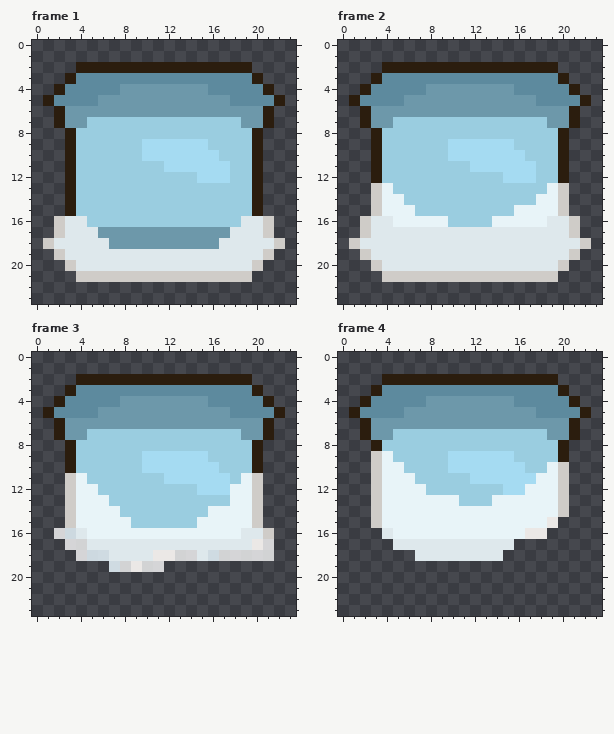
Pixel-art file: Loot&Lunch/UI/jscoutinho_ui_mana_fade_out.ase. Above is the file before it was changed.
24x24 pixels, 7 frames. Colours within 5 levels of each other are drawn and written as one. Shown: frame 1, frame 2, frame 3, frame 4. The commit also changed other frames, which this record leaves out.
And afterwards:
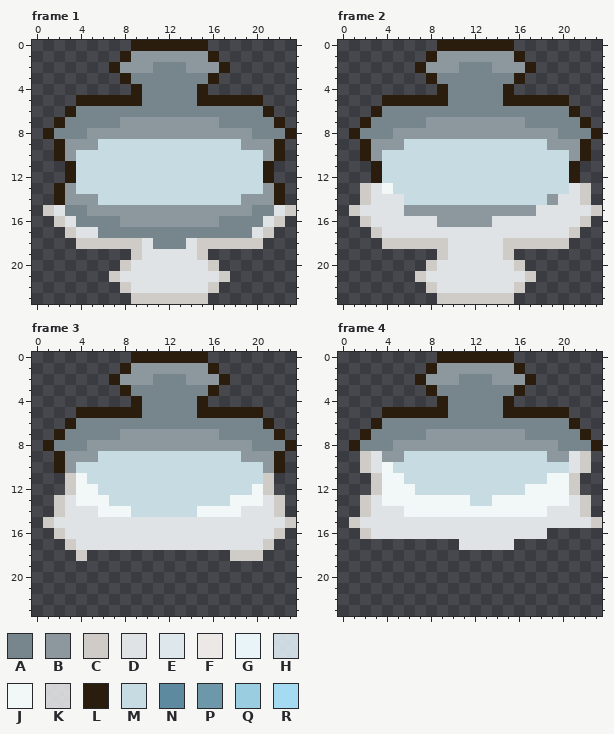
Palette (. is transparent): A #77868c  B #8c989d  C #cfccc8  D #e0e3e5  E #dee8ec  F #ebe8e6  G #e8f4f8  H #e7f5fcd9  J #f2f7f8  K #ffffffc5  L #2b1d0e  M #c6dce2  N #5d8a9e  P #6d98aa  Q #9acde0  R #a5dbf2
Log entry: Modifiquei formato e animação da barra de mana
The edit:
layer "Camada Azul" opacity 35% -> 17%
Changed rows in their new state; - is an unchanged pixel.
Frame 1:
first column x 1:
 0 --------LLLLLLL--------
 1 -------LBBBBBBBL-------
 2 ---...-BBBAAABBB-..----
 3 --.....LAAAAAAAL....---
 4 -.......LAAAAAL......--
 5 ...LLLLLLAAAAALLLLLL..-
 6 -.LAAAAAAAAAAAAAAAAA---
 7 --AAAAABBBBBBBBBAAAAAL-
 8 LAAABBBBBBBBBBBBBBBAAAL
 9 -LBBBMMMMMMMMMMMMMBBBL-
10 -LBMMMMMMMMMMMMMMMMMBL-
11 ---MMMMMMMMMMMMMMMMML--
12 ---MMMMMMMMMMMMMMMMML--
13 -LBMMMMMMMMMMMMMMMMMBL-
14 -LBBBMMMMMMMMMMMMMBBBL-
15 CDAABBBBBBBBBBBBBBBAADC
16 --DAAAABBBBBBBBBAAAADC-
17 -.CDDAAAAAAAAAAAAAAD---
18 ...CCCCCCDAAADCCCCCC..-
19 -.......CDDDDDC......--
20 --.....CDDDDDDDC....---
21 ---...-DDDDDDDDD-..----
22 -------CDDDDDDDC-------
23 --------CCCCCCC--------
Frame 2:
first column x 1:
 0 --------LLLLLLL--------
 1 -------LBBBBBBBL-------
 2 ---...-BBBAAABBB-..----
 3 --.....LAAAAAAAL....---
 4 -.......LAAAAAL......--
 5 ...LLLLLLAAAAALLLLLL..-
 6 -.LAAAAAAAAAAAAAAAAA---
 7 --AAAAABBBBBBBBBAAAAAL-
 8 LAAABBBBBBBBBBBBBBBAAAL
 9 -LBBBMMMMMMMMMMMMMBBBL-
10 -LBMMMMMMMMMMMMMMMMMBL-
11 ---MMMMMMMMMMMMMMMMML--
12 ---MMMMMMMMMMMMMMMMML--
13 -CDJMMMMMMMMMMMMMMMMDC-
14 -CDDDMMMMMMMMMMMMMBDDC-
15 CDDDDBBBBBBBBBBBBDDDDDC
16 --DDDDDDBBBBBDDDDDDDDC-
17 -.CDDDDDDDDDDDDDDDDD---
18 ...CCCCCCDDDDDCCCCCC..-
19 -.......CDDDDDC......--
20 --.....CDDDDDDDC....---
21 ---...-DDDDDDDDD-..----
22 -------CDDDDDDDC-------
23 --------CCCCCCC--------
Frame 3:
first column x 1:
 0 --------LLLLLLL--------
 1 -------LBBBBBBBL-------
 2 ---...-BBBAAABBB-..----
 3 --.....LAAAAAAAL....---
 4 -.......LAAAAAL......--
 5 ...LLLLLLAAAAALLLLLL..-
 6 -.LAAAAAAAAAAAAAAAAA---
 7 --AAAAABBBBBBBBBAAAAAL-
 8 LAAABBBBBBBBBBBBBBBAAAL
 9 -LBBBMMMMMMMMMMMMMBBBL-
10 -LBMMMMMMMMMMMMMMMMMBL-
11 ---JMMMMMMMMMMMMMMMMC--
12 ---JJMMMMMMMMMMMMMMJC--
13 -CDJJJMMMMMMMMMMMJJJDC-
14 -CDDDJJJMMMMMMJJJJDDDC-
15 CDDDDDDDDDDDDDDDDDDDDDC
16 -CDDDDDDDDDDDDDDDDDDDC-
17 --CDDDDDDDDDDDDDDDDDC--
18 ---C.............CCC.--
19 ------.....------------
Frame 4:
first column x 1:
 0 --------LLLLLLL--------
 1 -------LBBBBBBBL-------
 2 ---...-BBBAAABBB-..----
 3 --.....LAAAAAAAL....---
 4 -.......LAAAAAL......--
 5 ...LLLLLLAAAAALLLLLL..-
 6 -.LAAAAAAAAAAAAAAAAA---
 7 --AAAAABBBBBBBBBAAAAAL-
 8 LAAABBBBBBBBBBBBBBBAAAL
 9 -CDBBMMMMMMMMMMMMMBBDC-
10 -CDJMMMMMMMMMMMMMMMMDC-
11 ---JJMMMMMMMMMMMMMJJC--
12 ---JJJMMMMMMMMMMJJJJC--
13 -CDJJJJJJJJMMJJJJJJJDC-
14 -CDDDJJJJJJJJJJJJJDDDC-
15 CDDDDDDDDDDDDDDDDDDDDDC
16 -CDDDDDDDDDDDDDDDD-----
17 ----......DDDDD--------
18 ------........---------
Pixel boxes of the changes (left, top, right, bottom) in both pictures:
changed: (43, 40, 296, 304)
changed: (349, 40, 602, 304)
changed: (43, 352, 296, 572)
changed: (349, 352, 602, 561)
